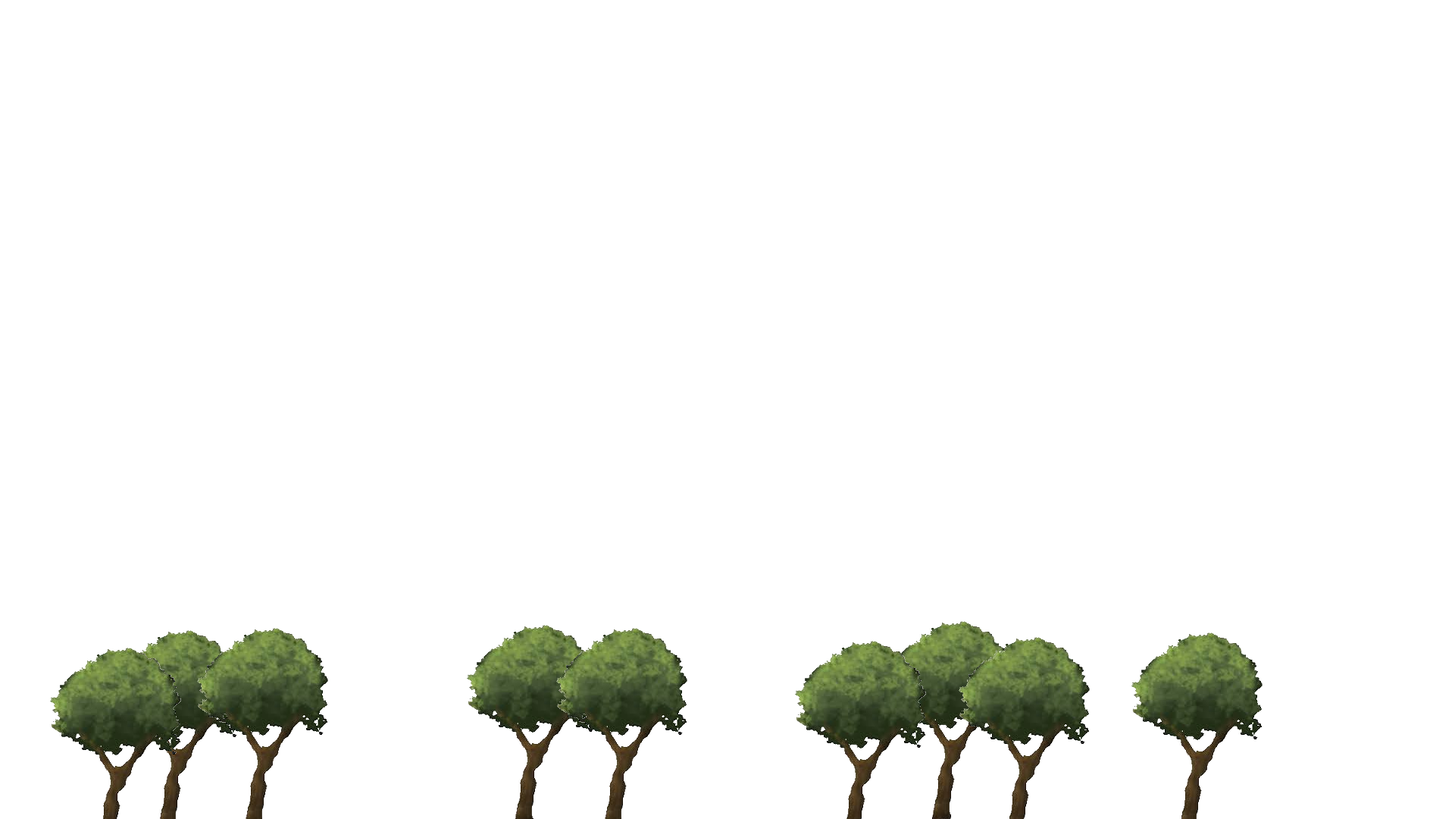
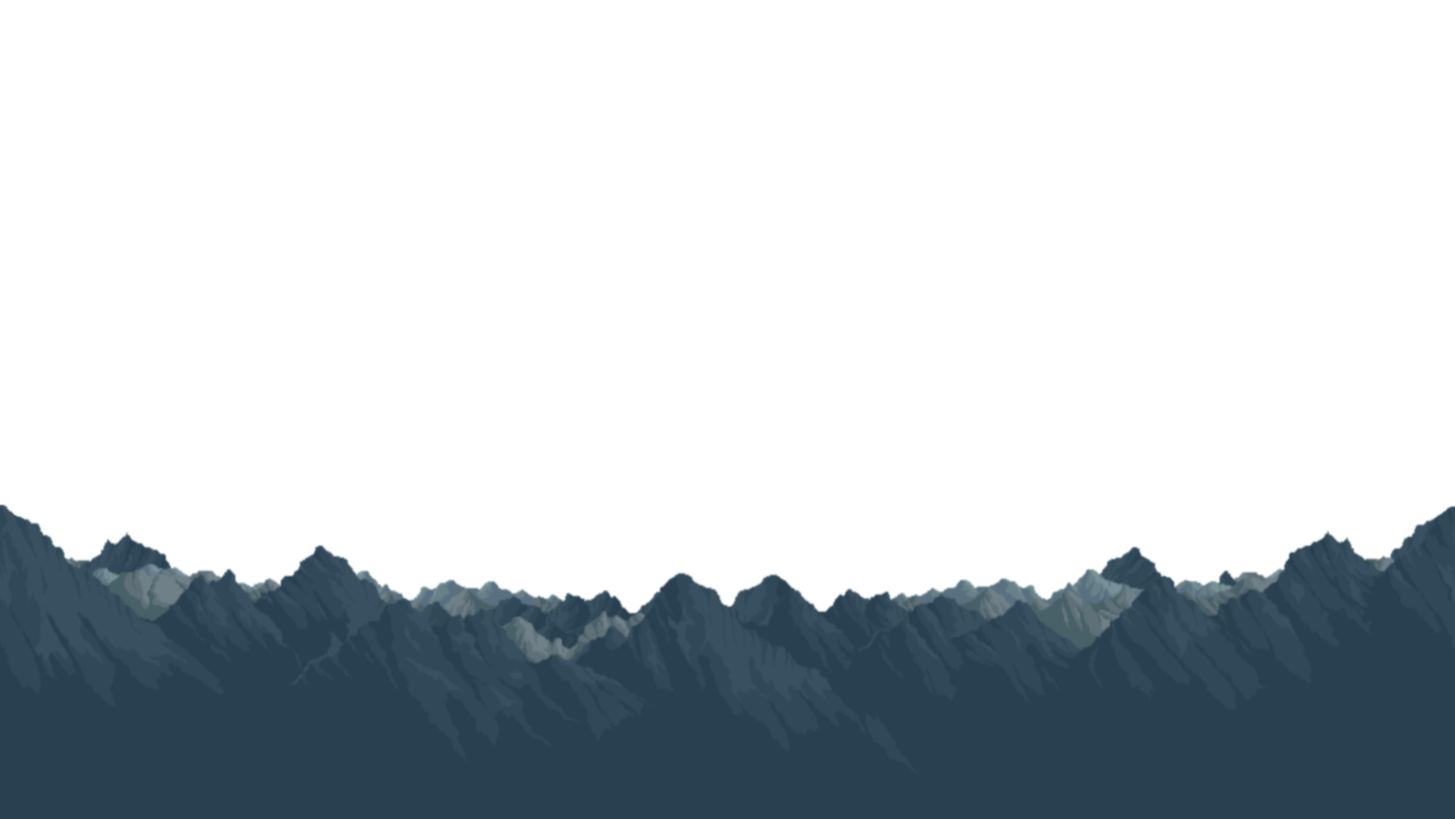
Revision of a layered 1455px x 819px image; what changed, layer by layer:
hid "setting02" over [50, 620, 1263, 819]
added layer "setting01_1" above "setting01_2" over [0, 503, 1454, 819]
added layer "setting01_2" above "clouds" over [2, 504, 1455, 819]
